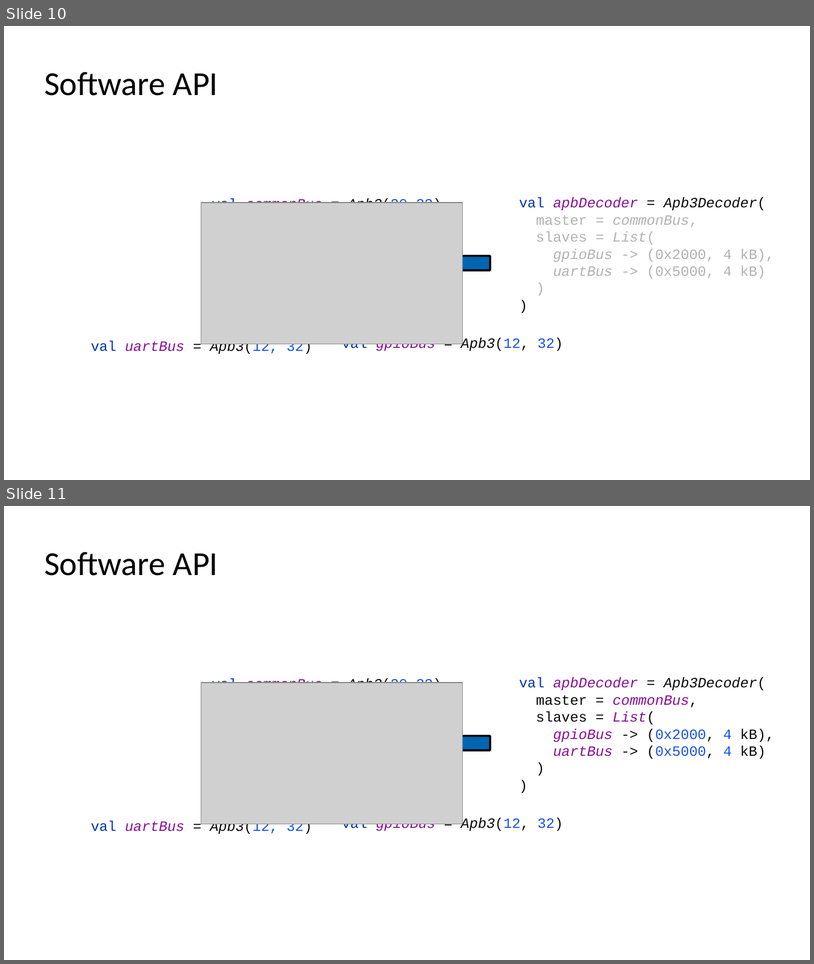
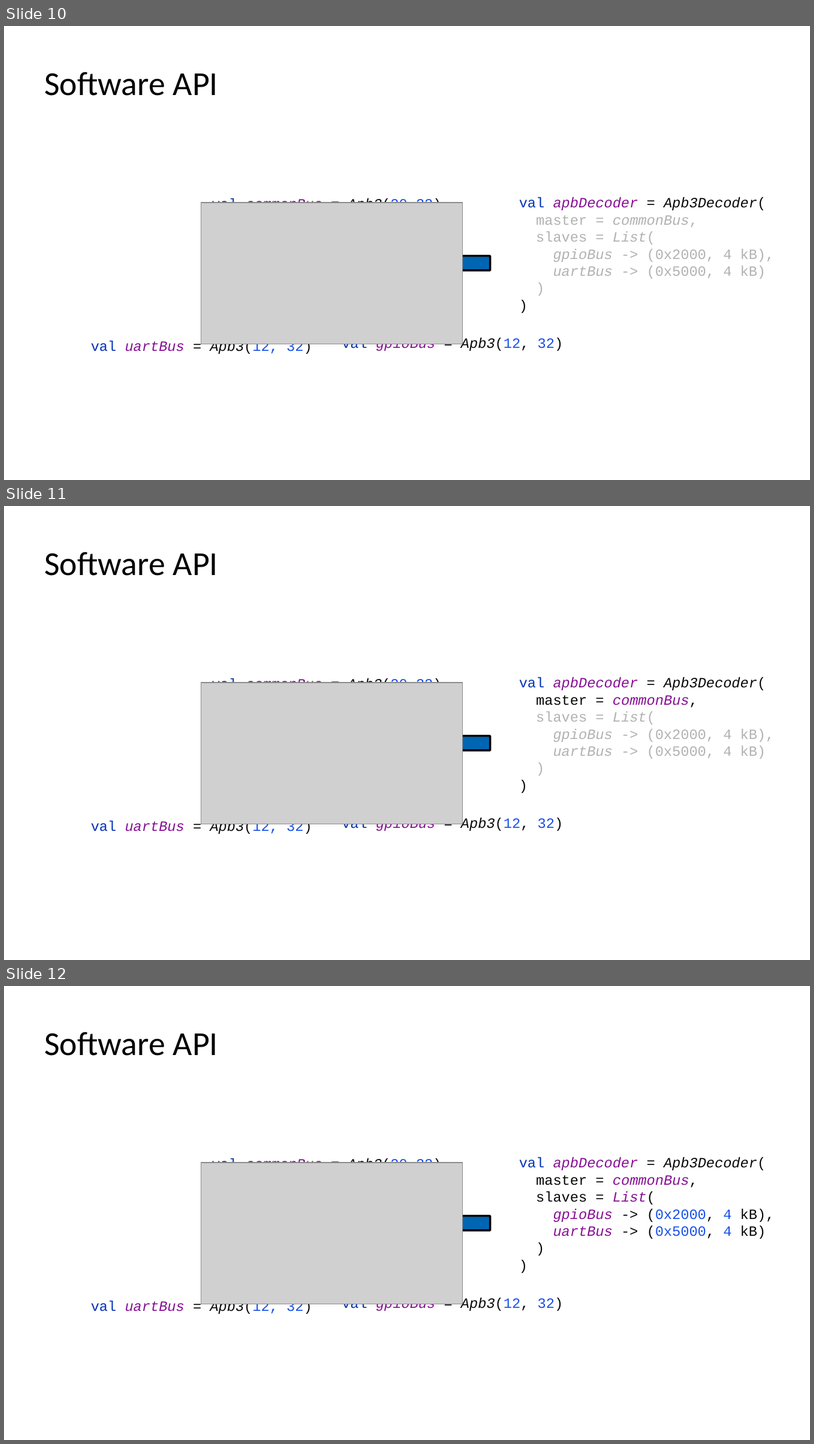
Before and after one commit to SpinalHDL/SpinalDoc, a slide deck: presentation/en/fsic_100723/fsic_100723.odp. Shown one above the other, each under a label of ours: slides 10 and 11 before the commit, slides 10, 11 and 12 after it. The pictures are 814x964 and 814x1444 pixels, drawn with LibreOffice and Linux fonts; fonts in the diff are those of the drawing; grey boxes stand for pictures. Boxes give left, top, right and bottom in pixels: in the first picture for what was removed or moved away, otherwise in the second. Text is boxed around its words. In the diff, an @@ line names an element or a change of style, - is before the commit and + after.

```diff
--- a/presentation/en/fsic_100723/fsic_100723.odp
+++ b/presentation/en/fsic_100723/fsic_100723.odp
@@ slide 11 added at box(4, 506, 810, 960), background #FFFFFF @@
@@ title added at box(44, 552, 218, 576), 37.7 pt, text #000000 @@
+Software API
@@ picture added at box(201, 682, 462, 824) @@
@@ text added at box(212, 678, 441, 683), 16 pt, text #871094, italic @@
+val commonBus = Apb3(20,32)
@@ text added at box(519, 677, 775, 759), 16 pt, text #B2B2B2 @@
+val apbDecoder = Apb3Decoder(
+master = commonBus,
+slaves = List(
+gpioBus -> (0x2000, 4 kB),
+uartBus -> (0x5000, 4 kB)
+)
+)
@@ right arrow added at box(437, 723, 491, 763), fill #0066B3, outline #000000 2.3 pt @@
@@ text added at box(91, 820, 312, 834), 16 pt, text #871094 @@
+val uartBus = Apb3(12, 32)
@@ text added at box(342, 817, 564, 832), 16 pt, text #080808 @@
+val gpioBus = Apb3(12, 32)
@@ what was slide 11 is now slide 12 @@
```
Also in this commit, not shown: 21 slides changed, 5 other slides added, 2 other files.
